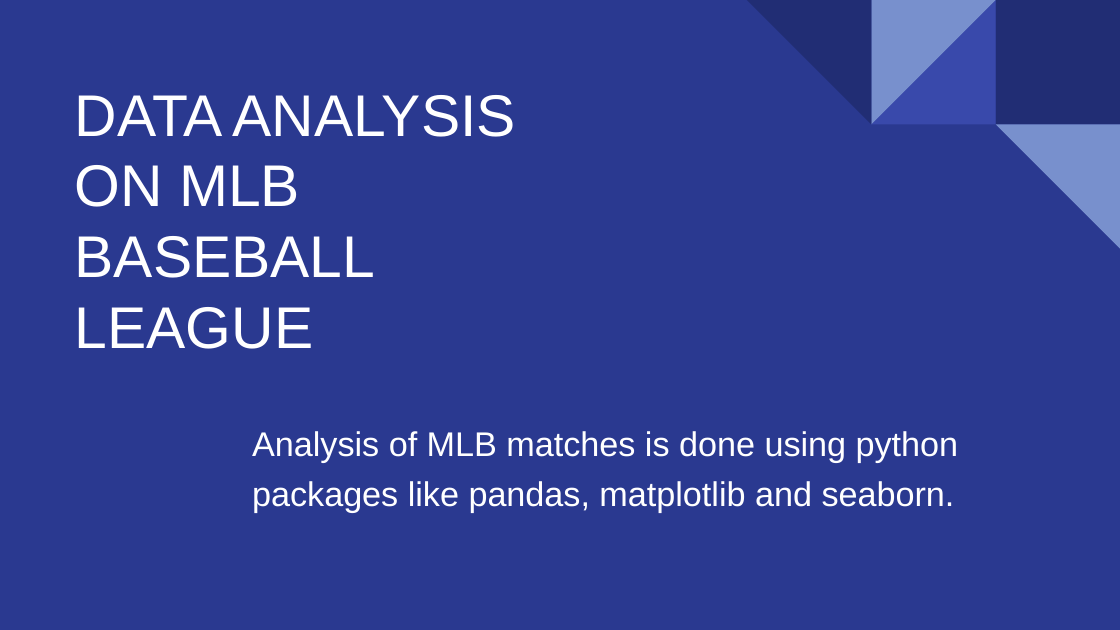
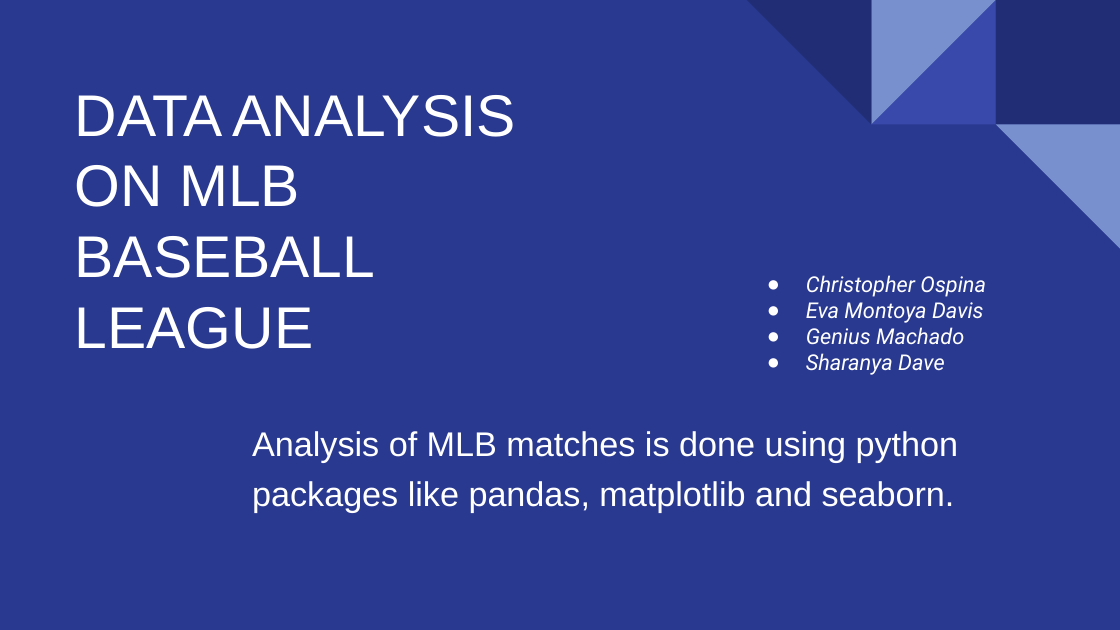
Before and after one commit to ChrisOspina/Python-Midterm-Project, a slide deck: slide 1 of MLB Presentation.pptx. Drawn at 1120x630 pixels with LibreOffice and Linux fonts; fonts in the diff are those of the drawing. Boxes give left, top, right and bottom in pixels: in the first picture for what was removed or moved away, otherwise in the second. Text is boxed around its words. In the diff, an @@ line names an element or a change of style, - is before the commit and + after.

```diff
--- a/MLB Presentation.pptx
+++ b/MLB Presentation.pptx
@@ text added at box(806, 275, 986, 375), 14 pt, text #FFFFFF, italic @@
+● Christopher Ospina
+● Eva Montoya Davis
+● Genius Machado
+● Sharanya Dave
```
Also in this commit, not shown: 5 other slides changed, 4 other files.
